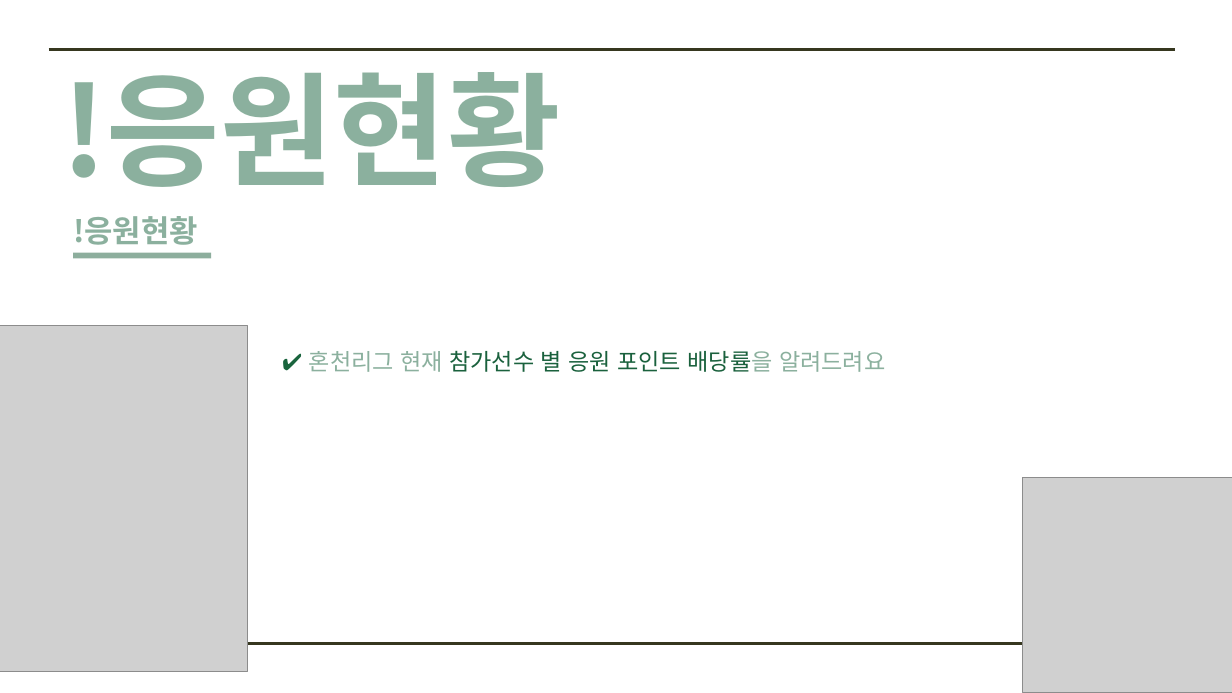
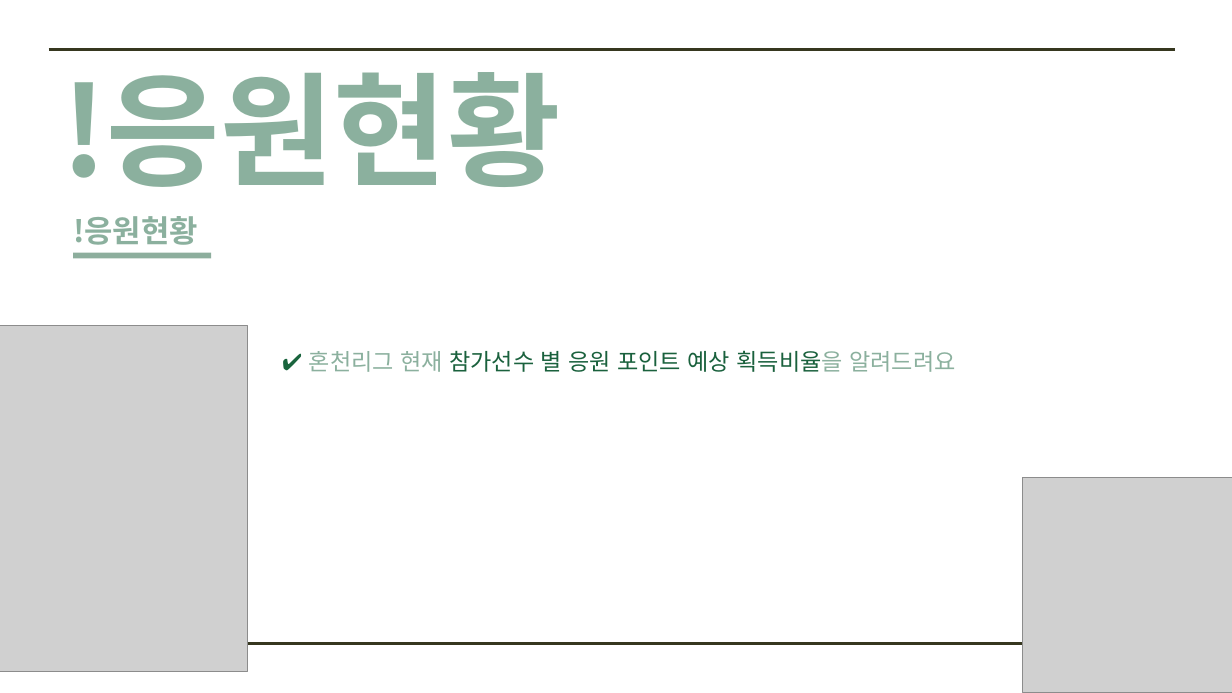
Before and after one commit to SongJongbeen/ilssak, a slide deck: slide 37 of 일싹이 소개.pptx. Drawn at 1232x693 pixels with LibreOffice and Linux fonts; fonts in the diff are those of the drawing; grey boxes stand for pictures. Boxes give left, top, right and bottom in pixels: in the first picture for what was removed or moved away, otherwise in the second. Text is boxed around its words. In the diff, an @@ line names an element or a change of style, - is before the commit and + after.

```diff
--- a/일싹이 소개.pptx
+++ b/일싹이 소개.pptx
@@ text at (x1=309, y1=350, x2=955, y2=372): text changed @@
-✔ 혼천리그 현재 참가선수 별 응원 포인트 배당률을 알려드려요
+✔ 혼천리그 현재 참가선수 별 응원 포인트 예상 획득비율을 알려드려요
```
Also in this commit, not shown: 6 other slides changed, 17 other files.
